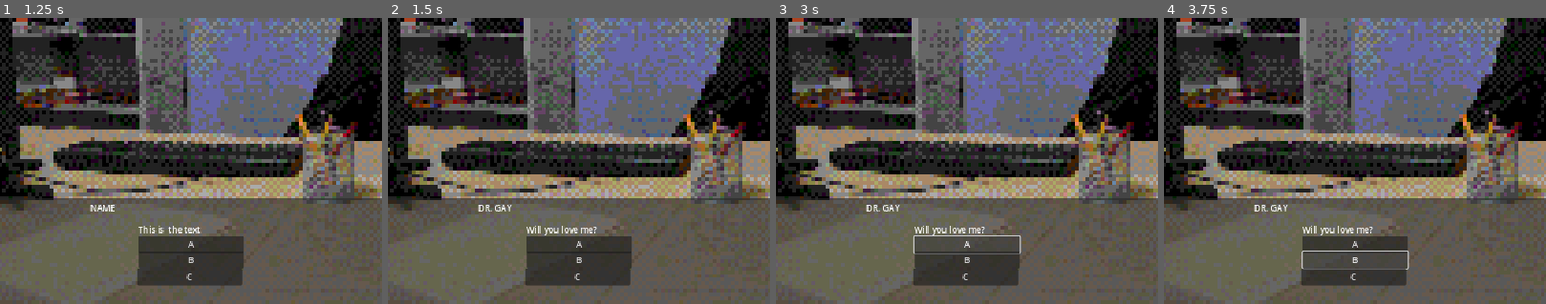
Above: before the commit, frames 1-4 (left to right).
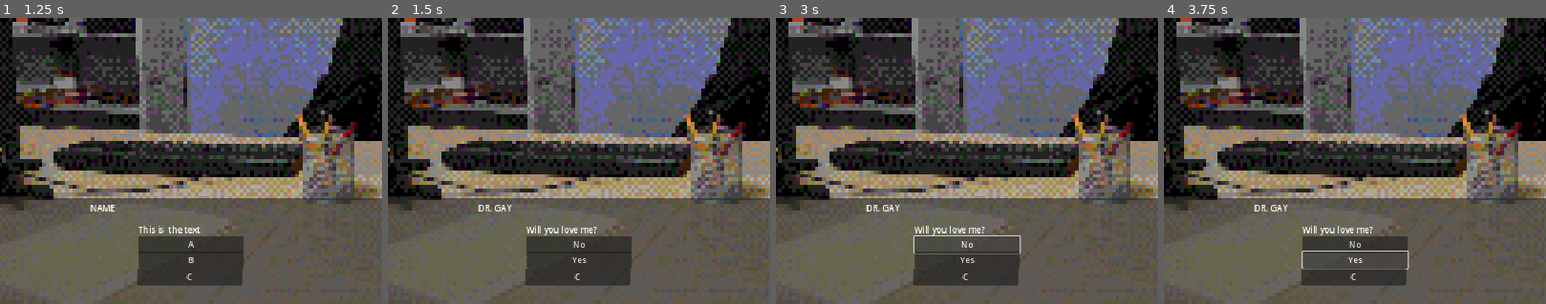
Above: after the commit, the same moments.

Repository: ponzis/Ludum-Dare-55
Game: Godot game, scene res://main.tscn
Two runs of this game, one before a commit and one after it. Both use one fixed random seed, a clock stepped at 60 frames per second and the inputs below.
Inputs (mouse positions are % of the whole screen's width and height, from its top left):
- Up to frame 1 (1.25 s): click (29, 92) at 0.5 s
- Up to frame 2 (1.5 s): click (68, 49) at 1.25 s
- Up to frame 3 (3 s): click (59, 76) at 2 s; click "A" (after the commit: "No") at 2.75 s
- Up to frame 4 (3.75 s): click "B" (after the commit: "Yes") at 3.5 s
The pictures show only the part of the screen within x 16-66%, y 50-100%; the shares and areas given below are measured in that part.

Frame 1 is identical in both runs. In frame 2, 0.1% of the frame differs, in the area x 48-53%, y 78-86%; in frame 3, 0.1%; in frame 4, 0.1%.
Error before the commit: Trying to assign value of type 'Button' to a variable of type 'Label'. (res://scripts/ui.gd:25)

Commit message:
Fixed bug with Button

Diff:
--- a/scripts/ui.gd
+++ b/scripts/ui.gd
@@ -22,7 +22,7 @@
 		var option = responses[index]
 
 		print(option_node_name, option)
-		var option_node: Label = get_node_or_null(option_node_name)
+		var option_node: Button = get_node_or_null(option_node_name)
 		if option_node == null:
 			continue
 		option_node.text = option['text']
